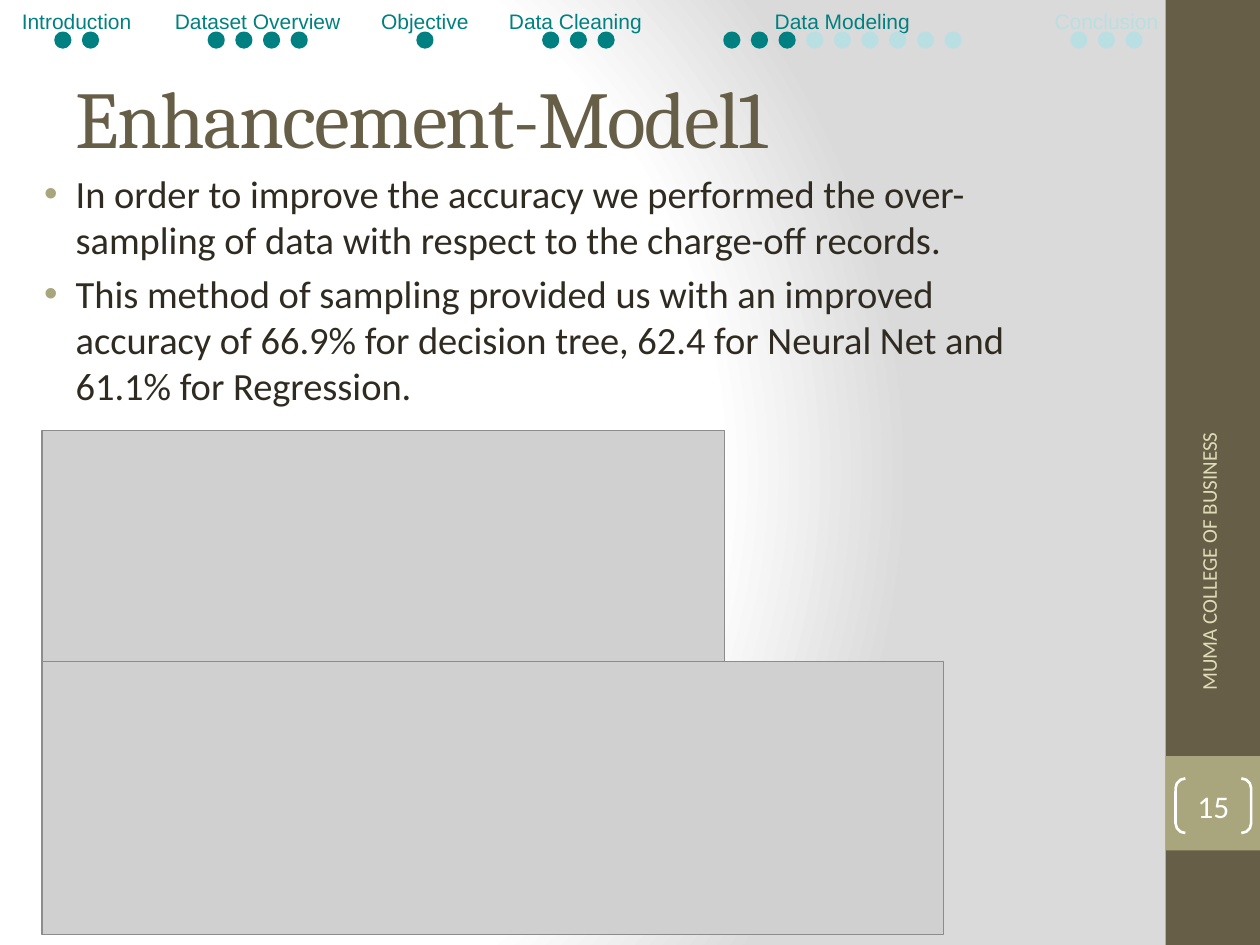
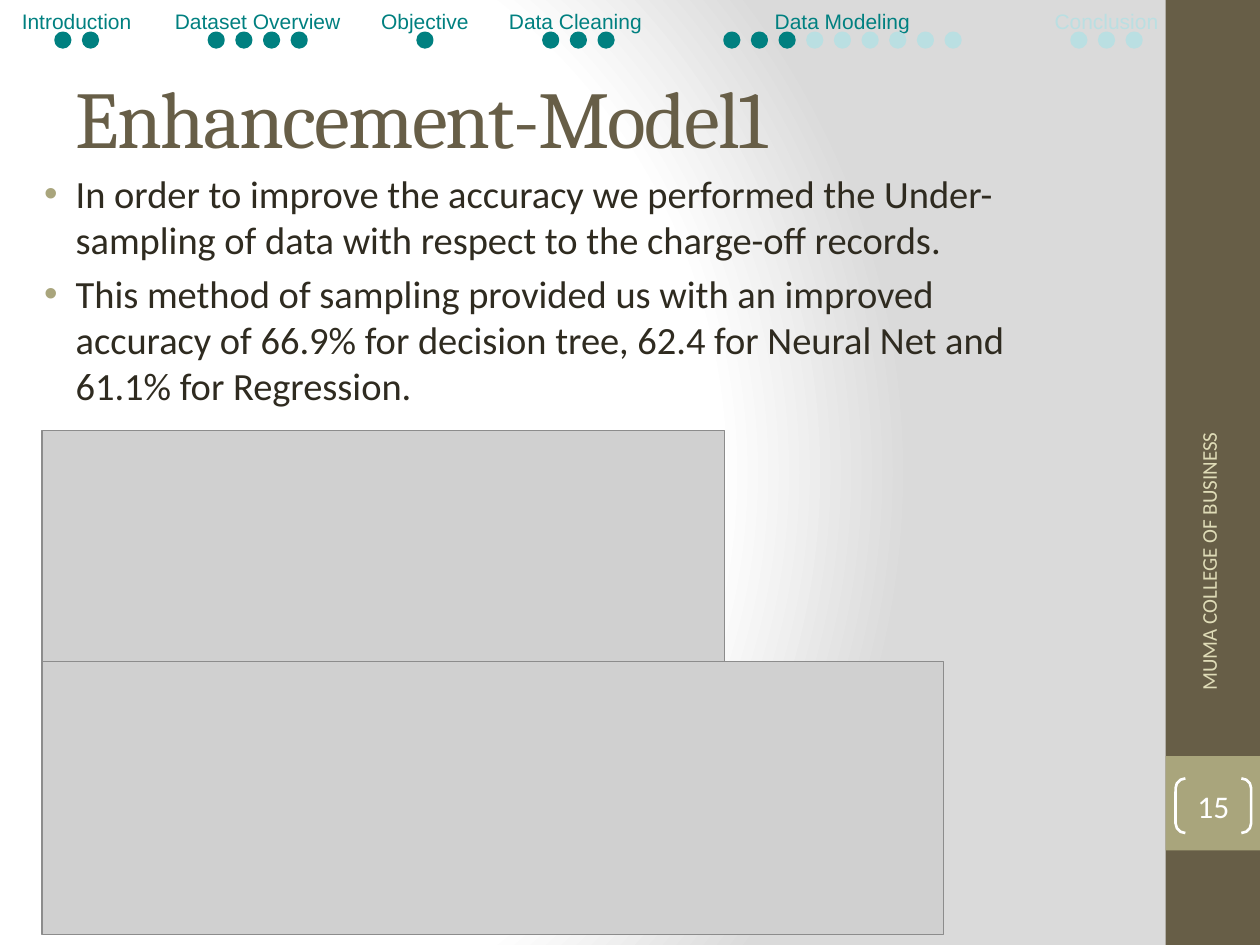
Before and after one commit to bibinjose/Data-Mining-Project, a slide deck: slide 15 of Data Mining-Project_PPT-Peer-to-Peer Lending.pptx. Drawn at 1260x945 pixels with LibreOffice and Linux fonts; fonts in the diff are those of the drawing; grey boxes stand for pictures. Boxes give left, top, right and bottom in pixels: in the first picture for what was removed or moved away, otherwise in the second. Text is boxed around its words. In the diff, an @@ line names an element or a change of style, - is before the commit and + after.

Commit message:
Final
final Project ppt and video

```diff
--- a/Data Mining-Project_PPT-Peer-to-Peer Lending.pptx
+++ b/Data Mining-Project_PPT-Peer-to-Peer Lending.pptx
@@ text at box(76, 181, 992, 261): text changed @@
-• In order to improve the accuracy we performed the over-sampling of data with respect to the charge-off records.
+• In order to improve the accuracy we performed the Under-sampling of data with respect to the charge-off records.
```
Also in this commit, not shown: 1 other file.
